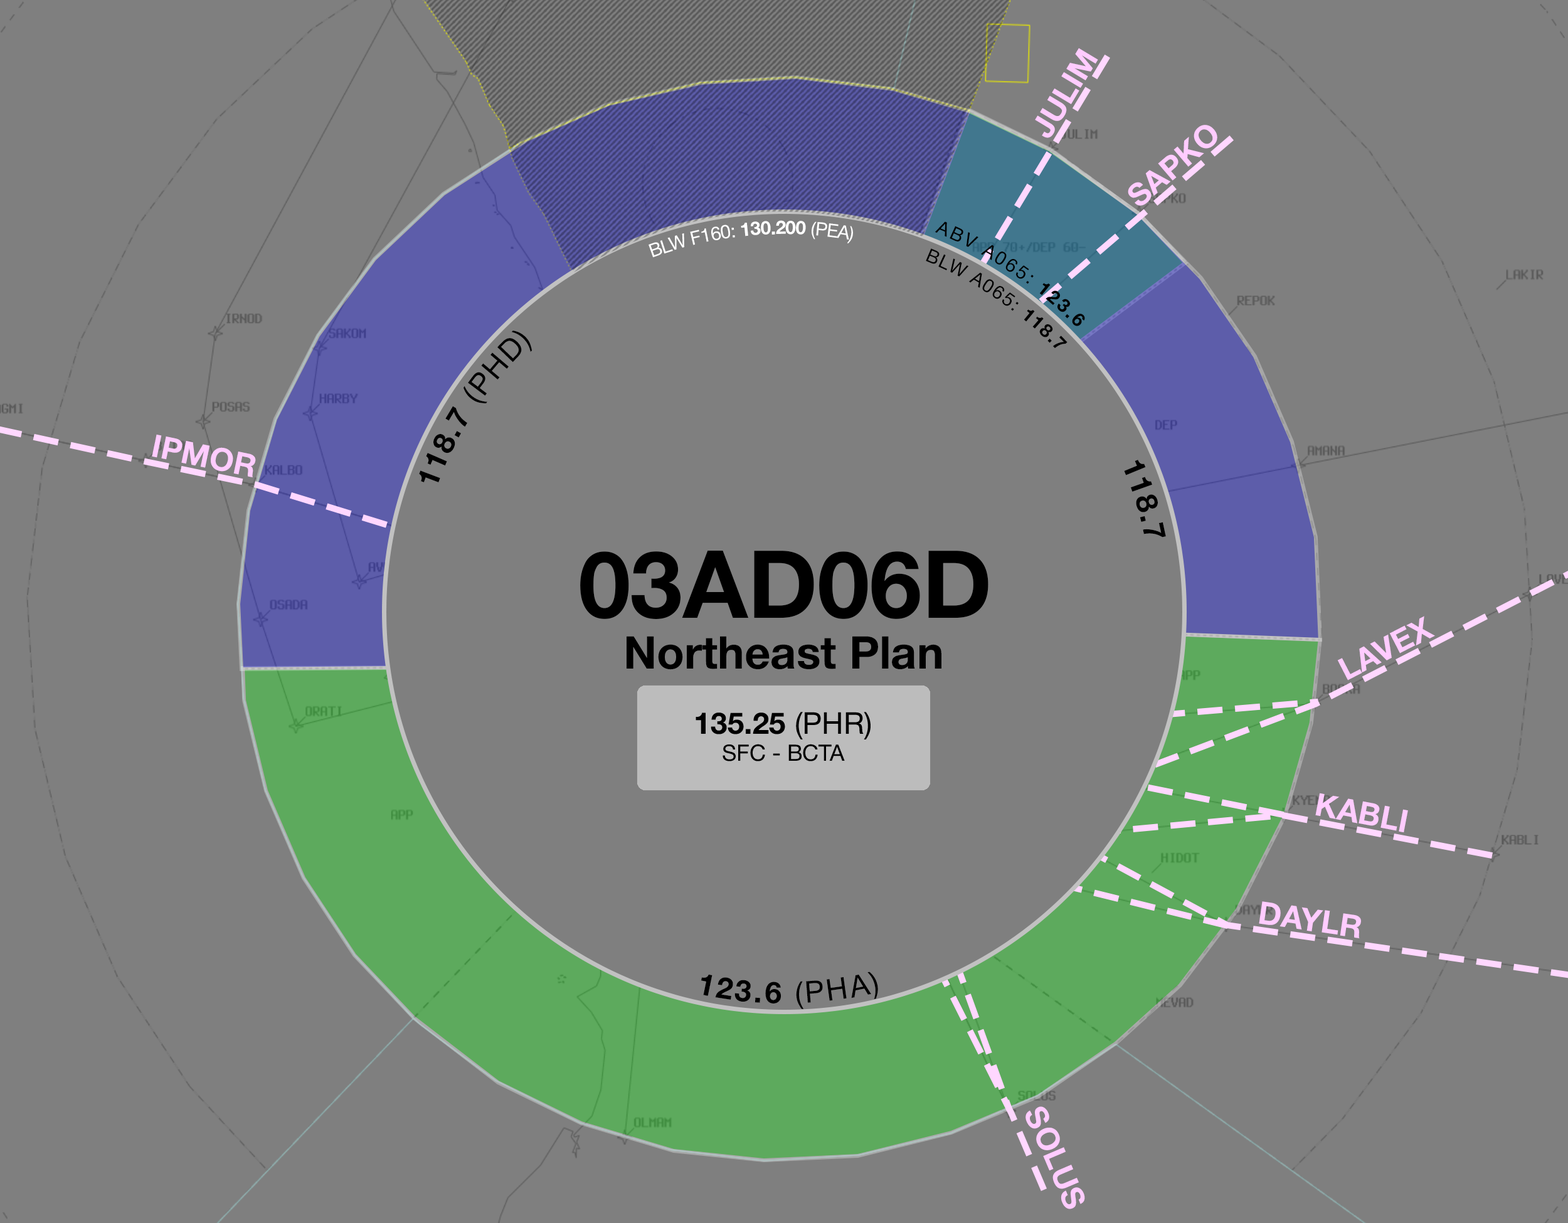
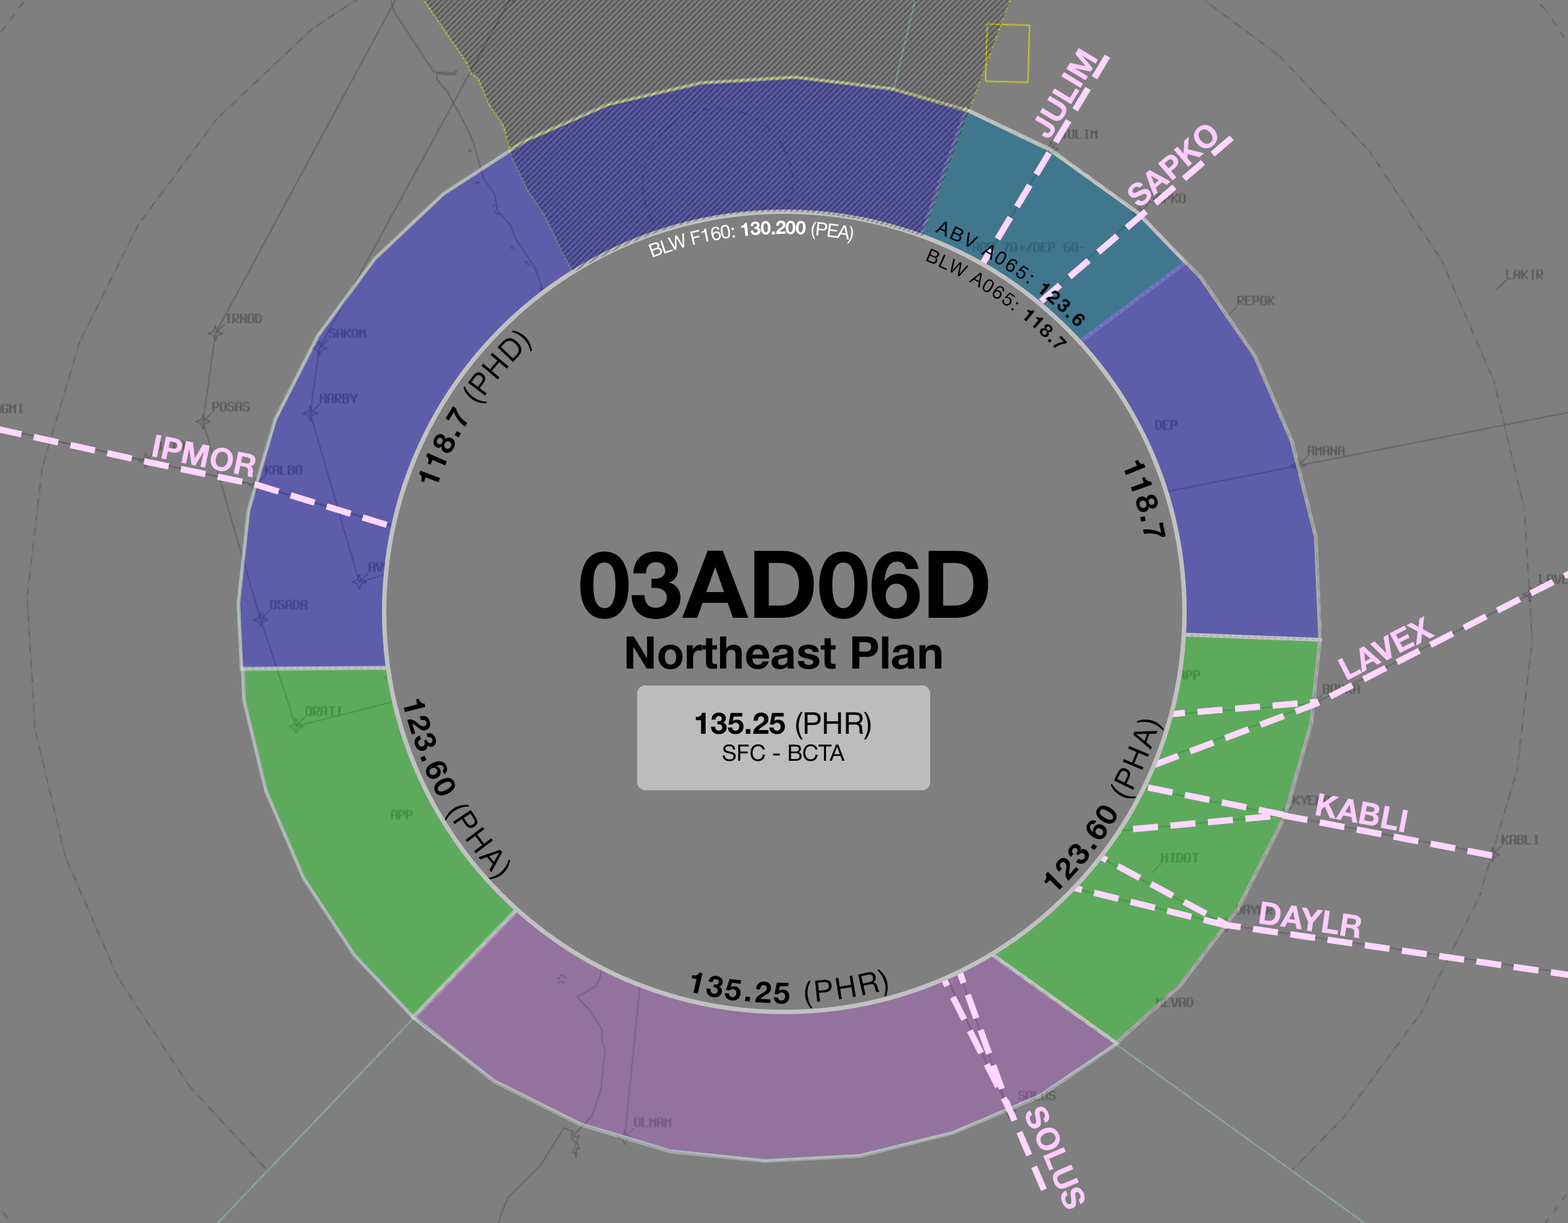
Layer changes from the first w=1568, h=1223 image to the second:
renamed "123.6 (PHA)" to "135.25 (PHR)", painted on it over [691, 969, 889, 1010]
added layer "123.60 (PHA)" (1st of 2, in "0306" › "DepFreq" › "Labels and Freqs") in group "Labels and Freqs" over [1043, 719, 1165, 890]
added layer "123.60 (PHA)" (2nd of 2, in "0306" › "DepFreq" › "Labels and Freqs") in group "Labels and Freqs" over [403, 698, 511, 880]
added layer "Shape 2 copy" (30%) in group "Shading" over [410, 864, 1121, 1163]
painted on "PHA" (1st of 2, in "0306" › "Shading") over [244, 106, 1323, 1163]